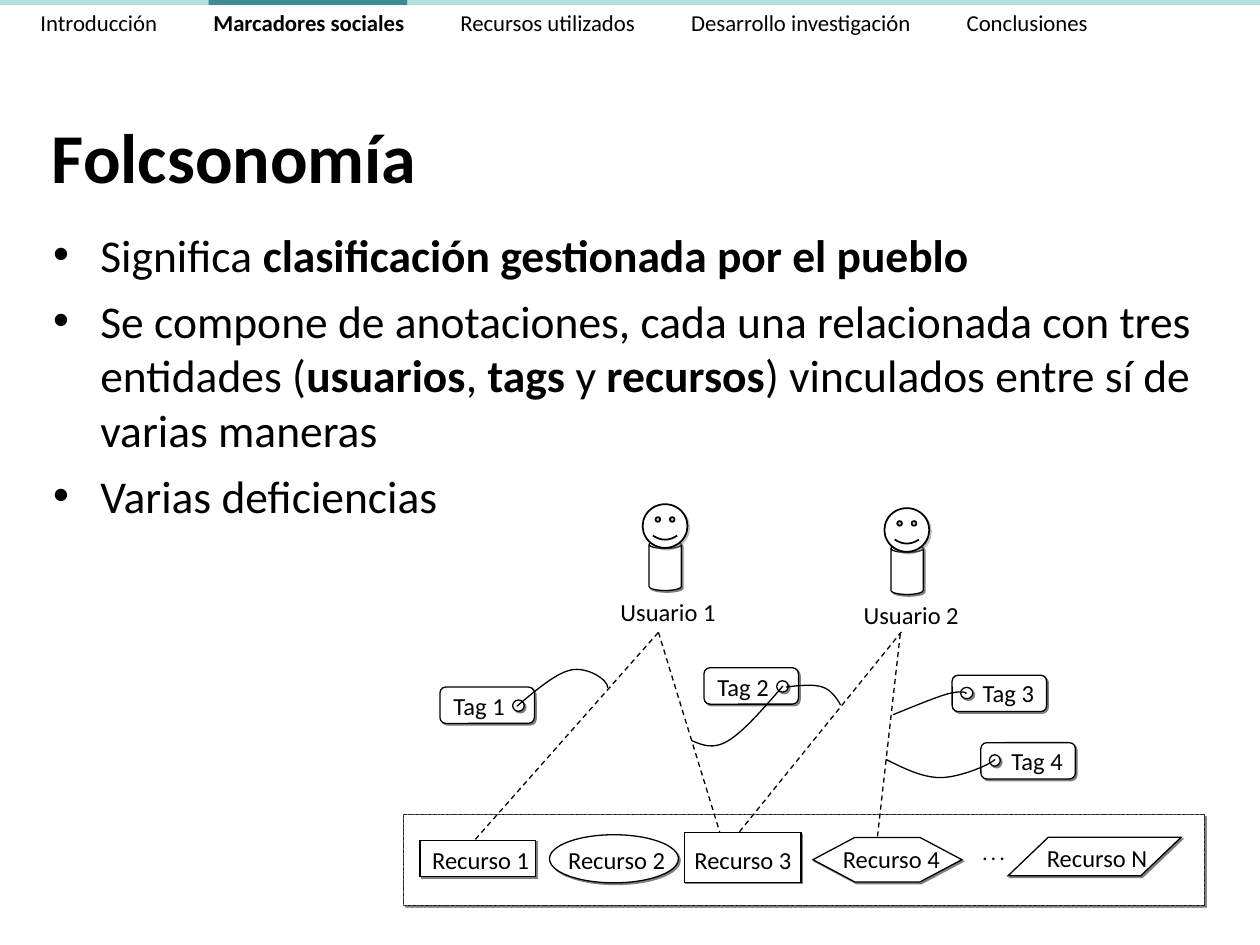
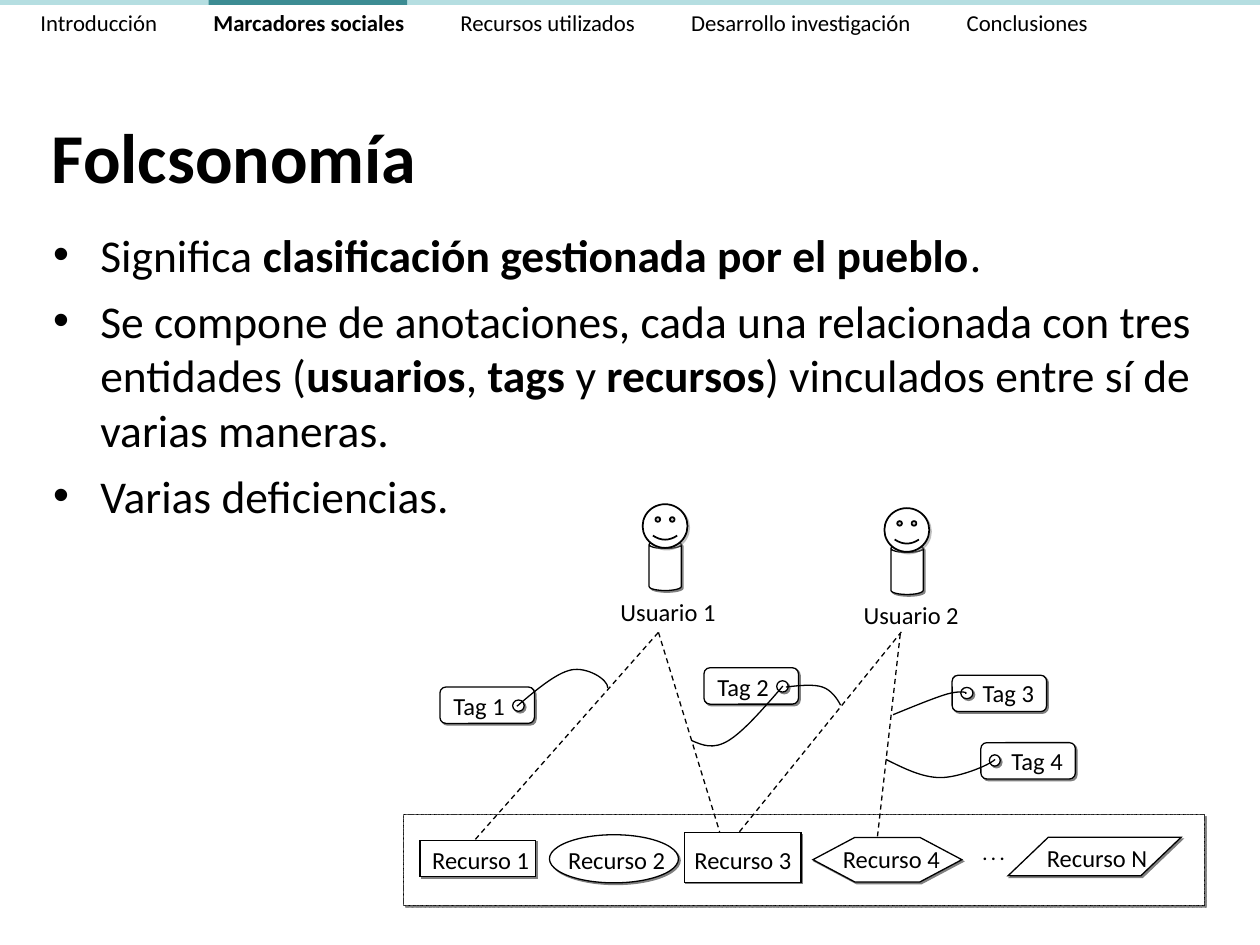
Before and after one commit to ak907kenai/nicotournetesis, a slide deck: slide 11 of docs_trunk/Presentación/Nicolás Tourné - Presentación Tesis (v2.3).ppt. Drawn at 1260x945 pixels with LibreOffice and Linux fonts; fonts in the diff are those of the drawing. Boxes give left, top, right and bottom in pixels: in the first picture for what was removed or moved away, otherwise in the second. Text is boxed around its words. In the diff, an @@ line names an element or a change of style, - is before the commit and + after.

```diff
--- a/docs_trunk/Presentación/Nicolás Tourné - Presentación Tesis (v2.3).ppt
+++ b/docs_trunk/Presentación/Nicolás Tourné - Presentación Tesis (v2.3).ppt
@@ text at [100, 240, 1191, 514]: text changed @@
-• Significa clasificación gestionada por el pueblo
-• Se compone de anotaciones, cada una relacionada con tres entidades (usuarios, tags y recursos) vinculados entre sí de varias maneras
-• Varias deficiencias
+• Significa clasificación gestionada por el pueblo.
+• Se compone de anotaciones, cada una relacionada con tres entidades (usuarios, tags y recursos) vinculados entre sí de varias maneras.
+• Varias deficiencias.
```
Also in this commit, not shown: 23 other slides changed, 11 slides removed, 1 other file.
